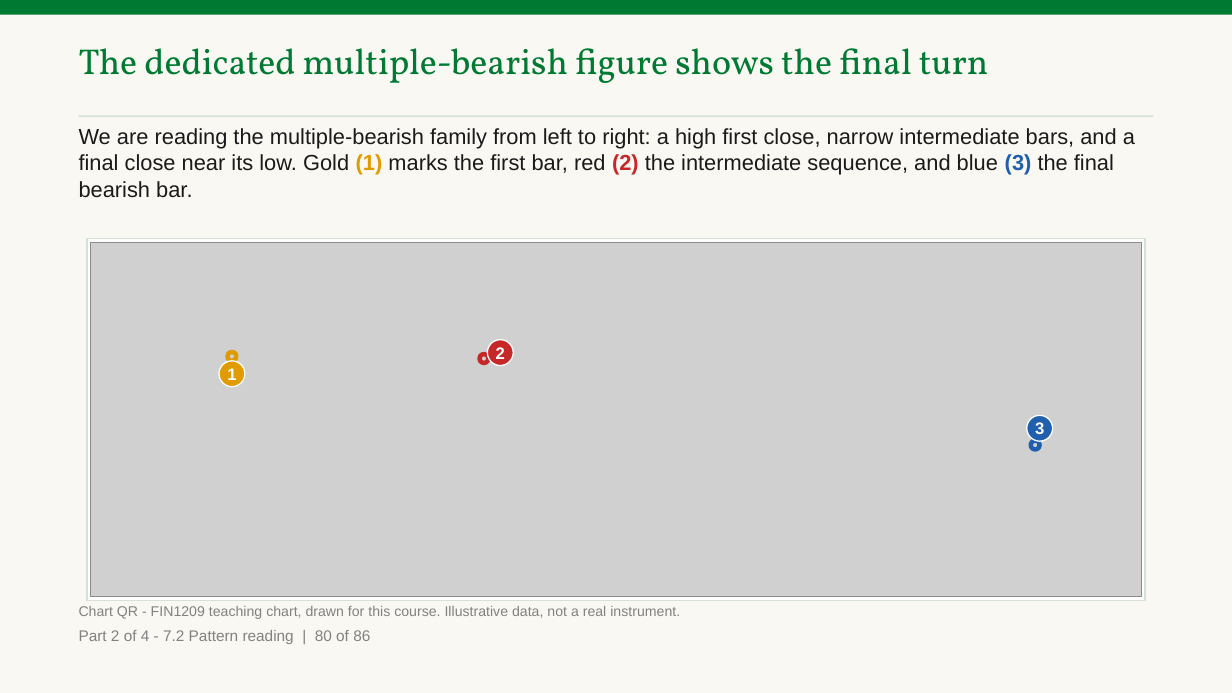
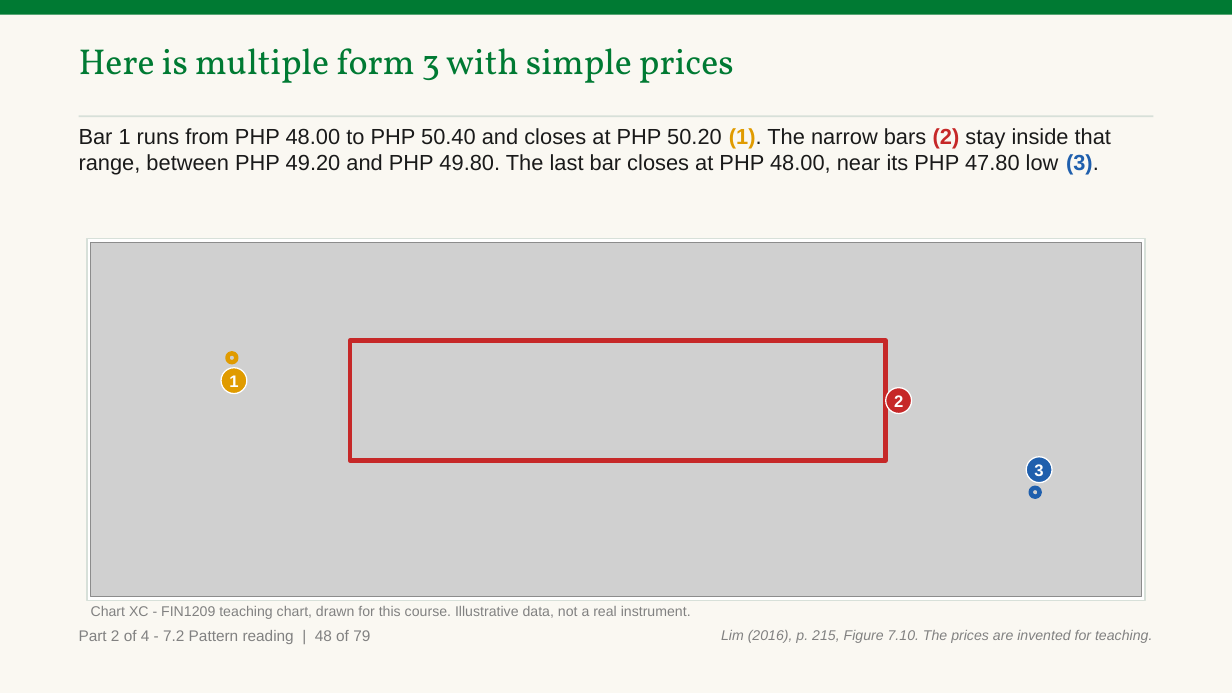
Before and after one commit to benjiesotelo-sudo/Telos_FIN1209, a slide deck: slide 91 of chapter-07/FIN1209-Chapter-07.pptx (slide 125 before the commit). Drawn at 1232x693 pixels with LibreOffice and Linux fonts; fonts in the diff are those of the drawing; grey boxes stand for pictures. Boxes give left, top, right and bottom in pixels: in the first picture for what was removed or moved away, otherwise in the second. Text is boxed around its words. In the diff, an @@ line names an element or a change of style, - is before the commit and + after.

Commit message:
feat(ch7): rebuild Part 2 as written slides, rebased onto the Part 1 rework (#47)
Rebased onto main e008182 as one commit; the previous branch history
(210bbcf to b8488bb) is kept on backup/fm-fin1209-ch7-p2-b8488bb.
Parts 1, 3 and 4 and every non-Part 2 chart are unchanged from main.

Part 2 (section 7.2) is written slide by slide: every single, double,
triple and multiple bar form of Figures 7.4 to 7.11 on its own slide with
the book's one drawing beside an invented chart, both continuation
patterns, the 16 characteristics recalled from Chapter 5, Figure 7.13 and
barrier proximity, with a check after each group.

Read 3 fixes: Figure 7.5 overview and Figure 7.8 form 3 crops keep Lim's
labels whole (a white display mask covers form 2's arrow, which no
straight cut can exclude); bullish multiple form 1's red box holds only
the narrow bars; Part 2 charts with no volume say "Prices are invented
for teaching." Figure 7.11 is 975 x 720 after its re-extraction.

```diff
--- a/chapter-07/FIN1209-Chapter-07.pptx
+++ b/chapter-07/FIN1209-Chapter-07.pptx
@@ text at [79, 48, 734, 83]: text changed @@
-The dedicated multiple-bearish figure shows the final turn
+Here is multiple form 3 with simple prices
@@ text at [79, 128, 1111, 175]: text changed @@
-We are reading the multiple-bearish family from left to right: a high first close, narrow intermediate bars, and a final close near its low. Gold (1) marks the first bar, red (2) the intermediate sequence, and blue (3) the final bearish bar.
+Bar 1 runs from PHP 48.00 to PHP 50.40 and closes at PHP 50.20 (1). The narrow bars (2) stay inside that range, between PHP 49.20 and PHP 49.80. The last bar closes at PHP 48.00, near its PHP 47.80 low (3).
@@ rectangle added at [350, 341, 886, 461], outline #C62828 3.5 pt @@
@@ ellipse removed at [480, 354, 489, 363] @@
@@ ellipse "1": place and size @@
-ellipse "1" at [219, 360, 245, 386]
+ellipse "1" at [221, 368, 247, 394]
@@ ellipse "2": place and size @@
-ellipse "2" at [487, 340, 513, 366]
+ellipse "2" at [886, 388, 912, 414]
@@ ellipse "3": place and size @@
-ellipse "3" at [1027, 415, 1053, 441]
+ellipse "3" at [1027, 457, 1053, 482]
@@ ellipse: place and size @@
-ellipse at [1031, 441, 1040, 450]
+ellipse at [1031, 488, 1040, 497]
@@ text at [91, 606, 691, 619]: text changed @@
-Chart QR - FIN1209 teaching chart, drawn for this course. Illustrative data, not a real instrument.
+Chart XC - FIN1209 teaching chart, drawn for this course. Illustrative data, not a real instrument.
@@ text at [79, 630, 370, 644]: text changed @@
-Part 2 of 4 - 7.2 Pattern reading | 80 of 86
+Part 2 of 4 - 7.2 Pattern reading | 48 of 79
@@ text added at [721, 630, 1152, 643], 11 pt, text #818181, italic @@
+Lim (2016), p. 215, Figure 7.10. The prices are invented for teaching.
```
Also in this commit, not shown: 106 other slides changed, 63 slides added, 64 slides removed, 6 other files.
